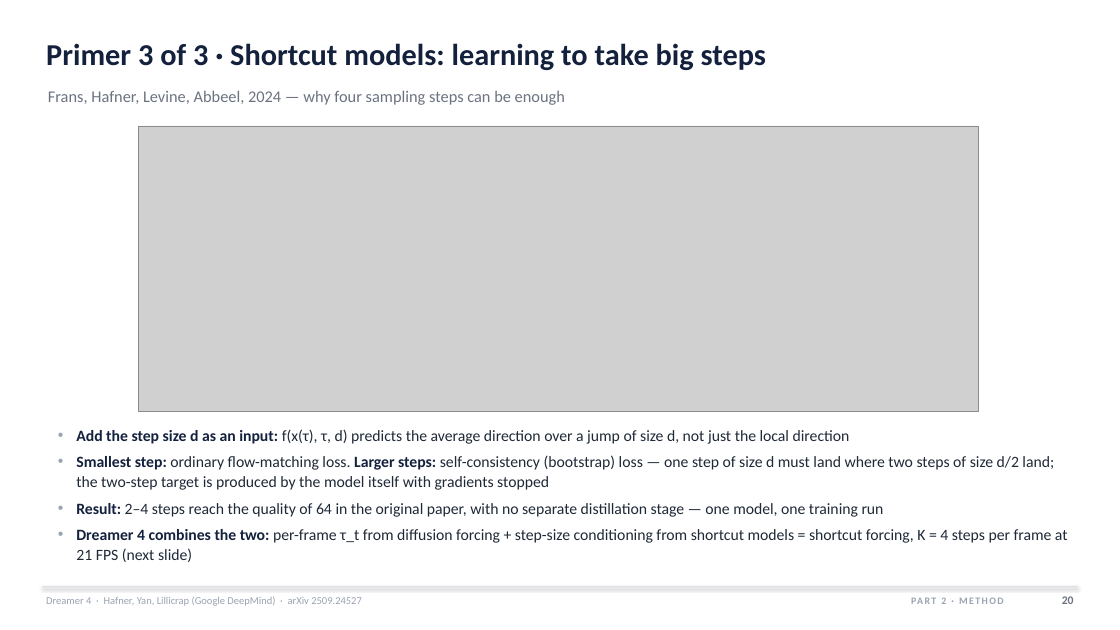
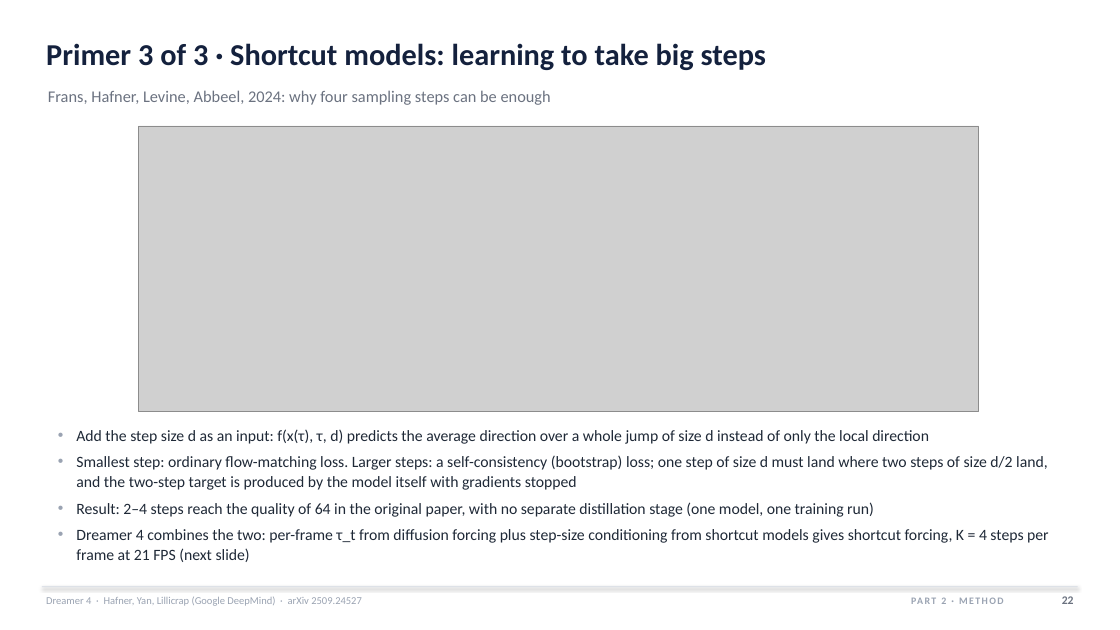
Before and after one commit to HarmannBitte/Dreamer-4, a slide deck: slide 22 of presentation/Dreamer4_Deep_Dive.pptx (slide 20 before the commit). Drawn at 1120x630 pixels with LibreOffice and Linux fonts; fonts in the diff are those of the drawing; grey boxes stand for pictures. Boxes give left, top, right and bottom in pixels: in the first picture for what was removed or moved away, otherwise in the second. Text is boxed around its words. In the diff, an @@ line names an element or a change of style, - is before the commit and + after.

Commit message:
Humanizer text pass over both decks (blader/humanizer v3); new slides: Algorithm 1 in full (eqs. 5-11); deep dive v7 (52 slides), final talk v2 (45 slides); v6 + final v1 renders archived in versions/

```diff
--- a/presentation/Dreamer4_Deep_Dive.pptx
+++ b/presentation/Dreamer4_Deep_Dive.pptx
@@ text at (x1=48, y1=90, x2=551, y2=105): text changed @@
-Frans, Hafner, Levine, Abbeel, 2024 — why four sampling steps can be enough
+Frans, Hafner, Levine, Abbeel, 2024: why four sampling steps can be enough
@@ text at (x1=76, y1=429, x2=1049, y2=562): text changed @@
-• Add the step size d as an input: f(x(τ), τ, d) predicts the average direction over a jump of size d, not just the local direction
-• Smallest step: ordinary flow-matching loss. Larger steps: self-consistency (bootstrap) loss — one step of size d must land where two steps of size d/2 land; the two-step target is produced by the model itself with gradients stopped
-• Result: 2–4 steps reach the quality of 64 in the original paper, with no separate distillation stage — one model, one training run
-• Dreamer 4 combines the two: per-frame τ_t from diffusion forcing + step-size conditioning from shortcut models = shortcut forcing, K = 4 steps per frame at 21 FPS (next slide)
+• Add the step size d as an input: f(x(τ), τ, d) predicts the average direction over a whole jump of size d instead of only the local direction
+• Smallest step: ordinary flow-matching loss. Larger steps: a self-consistency (bootstrap) loss; one step of size d must land where two steps of size d/2 land, and the two-step target is produced by the model itself with gradients stopped
+• Result: 2–4 steps reach the quality of 64 in the original paper, with no separate distillation stage (one model, one training run)
+• Dreamer 4 combines the two: per-frame τ_t from diffusion forcing plus step-size conditioning from shortcut models gives shortcut forcing, K = 4 steps per frame at 21 FPS (next slide)
@@ text at (x1=1062, y1=596, x2=1074, y2=604): text changed @@
-20
+22
```
Also in this commit, not shown: 47 other slides changed, 2 slides added, 18 other files.
